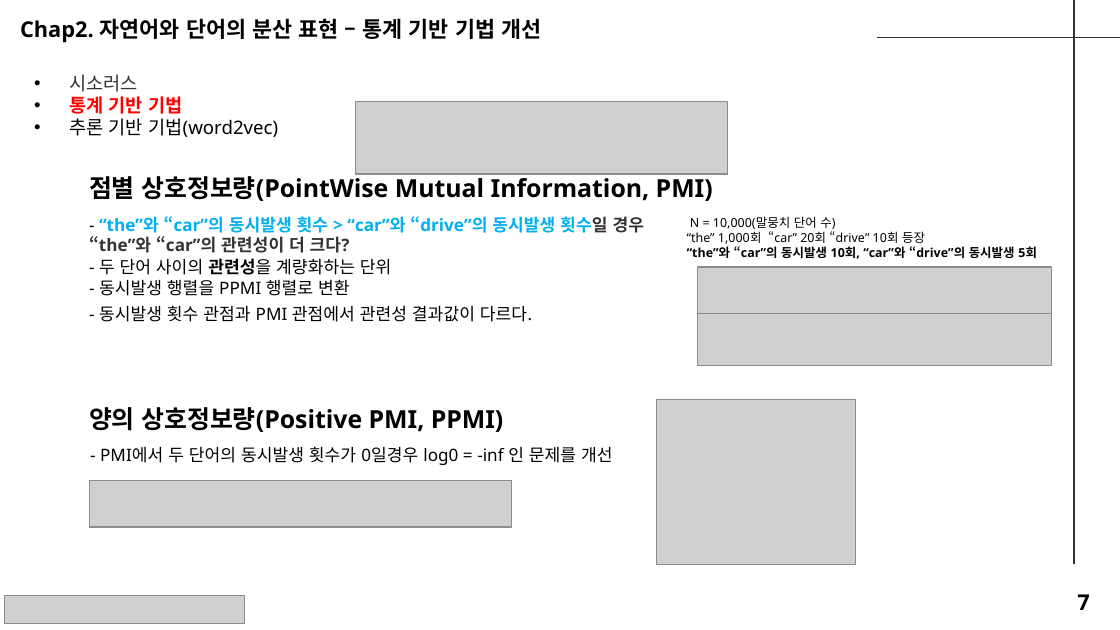
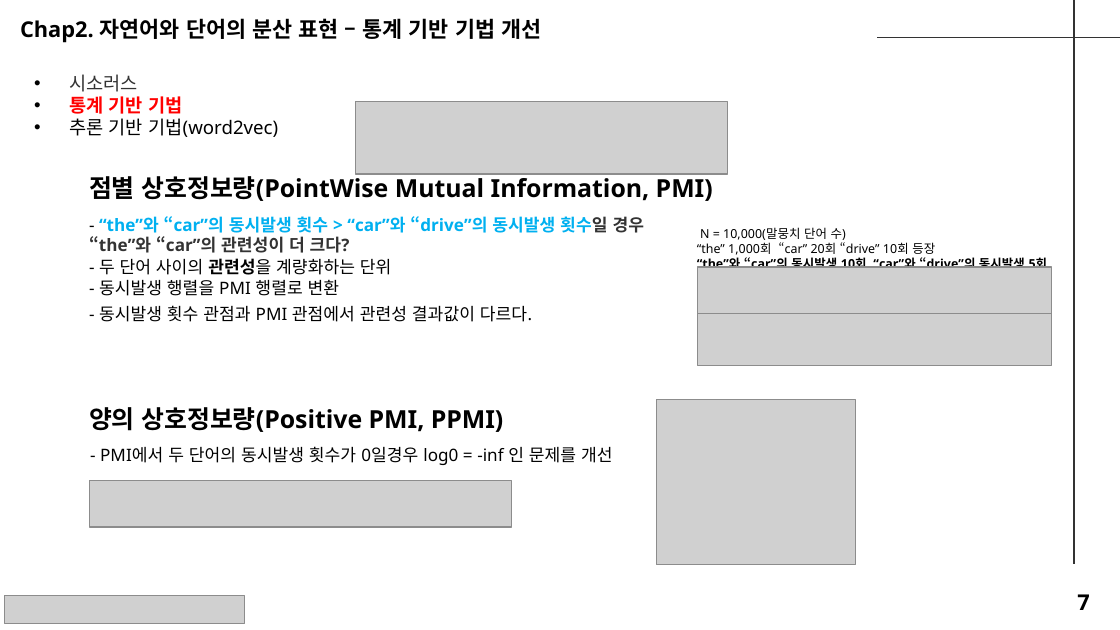
Before and after one commit to seungdeng/Deep-Learning-from-Scratch, a slide deck: slide 7 of study/발표자료/20250220_밑딥2_이승건_chap2345발표자료_NotoSans.pptx. Drawn at 1120x630 pixels with LibreOffice and Linux fonts; fonts in the diff are those of the drawing; grey boxes stand for pictures. Boxes give left, top, right and bottom in pixels: in the first picture for what was removed or moved away, otherwise in the second. Text is boxed around its words. In the diff, an @@ line names an element or a change of style, - is before the commit and + after.

```diff
--- a/study/발표자료/20250220_밑딥2_이승건_chap2345발표자료_NotoSans.pptx
+++ b/study/발표자료/20250220_밑딥2_이승건_chap2345발표자료_NotoSans.pptx
@@ text "N = 10,000(말뭉치 단어 수)": place and size @@
-text "N = 10,000(말뭉치 단어 수)" at [687, 216, 1037, 259]
+text "N = 10,000(말뭉치 단어 수)" at [697, 227, 1048, 272]
@@ text at [99, 258, 392, 296]: text changed @@
-- 두 단어 사이의 관련성을 계량화하는 단위
-- 동시발생 행렬을 PPMI 행렬로 변환
+- 두 단어 사이의 관련성을 계량화하는 단위
+- 동시발생 행렬을 PMI 행렬로 변환
```
Also in this commit, not shown: 14 other slides changed.
